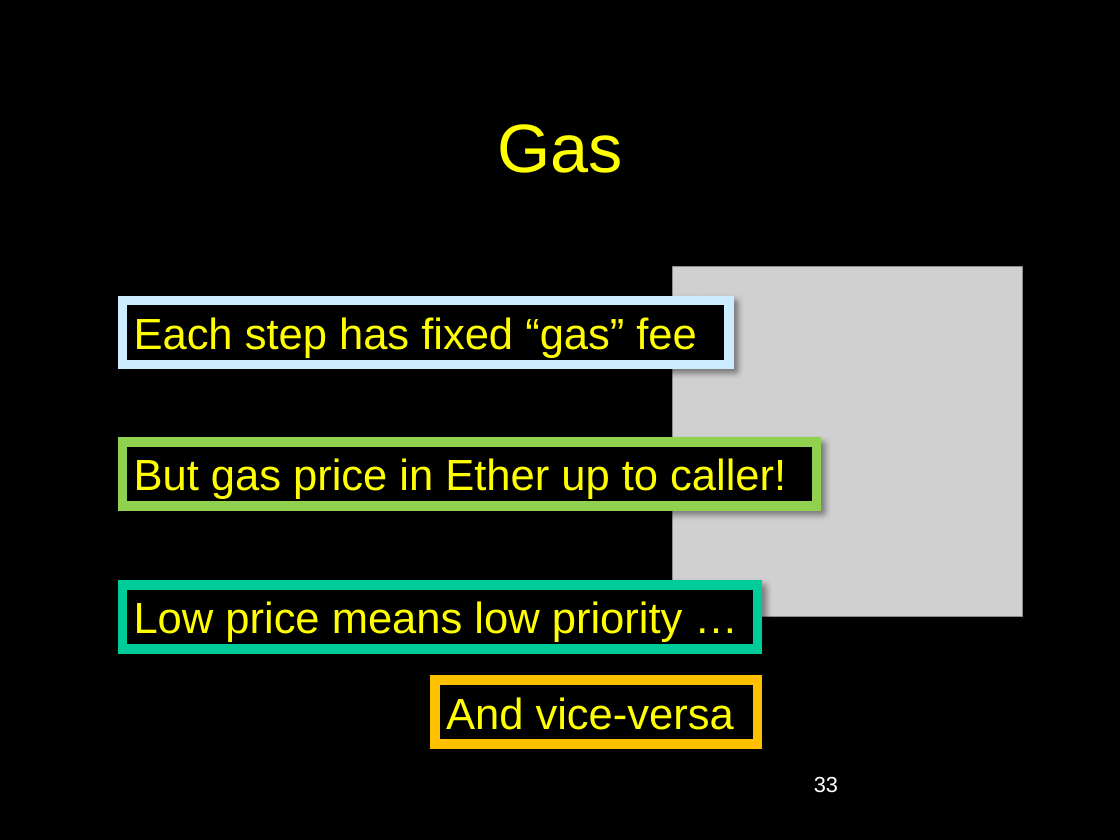
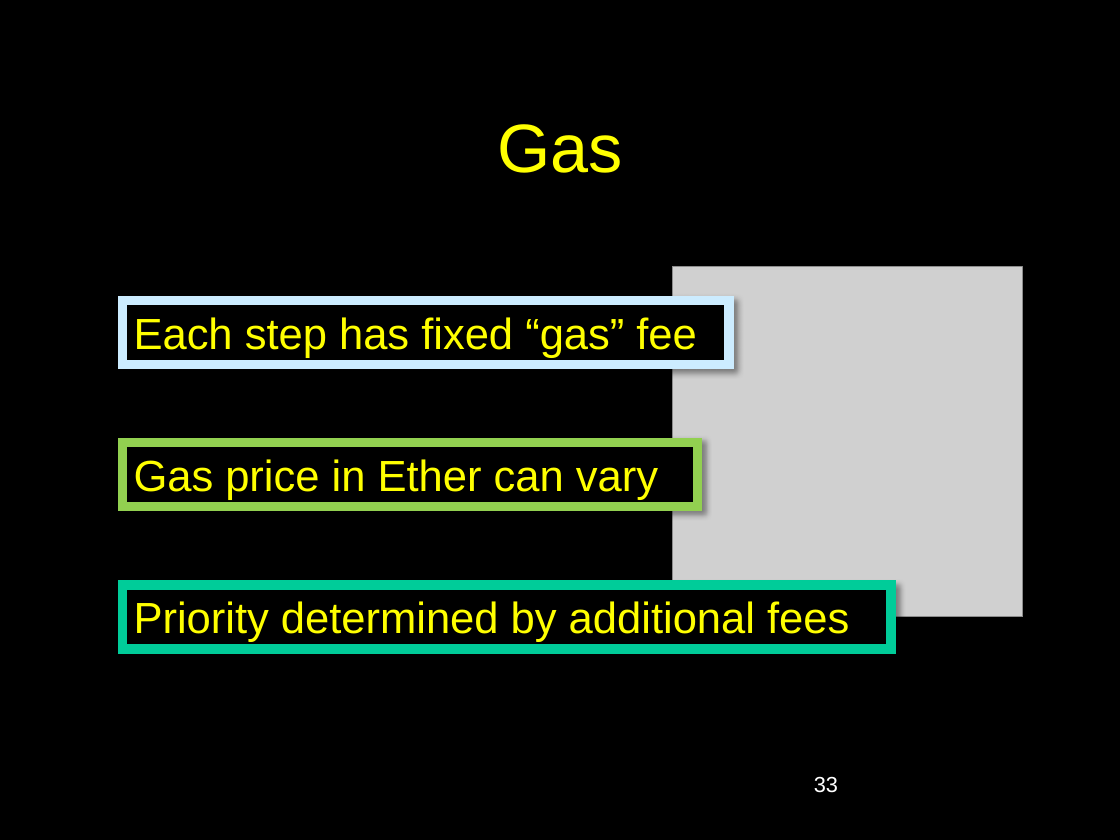
Before and after one commit to jadsmaeil/csci1951l, a slide deck: slide 33 of public/lecture-5-evm.pptx. Drawn at 1120x840 pixels with LibreOffice and Linux fonts; fonts in the diff are those of the drawing; grey boxes stand for pictures. Boxes give left, top, right and bottom in pixels: in the first picture for what was removed or moved away, otherwise in the second. Text is boxed around its words. In the diff, an @@ line names an element or a change of style, - is before the commit and + after.

```diff
--- a/public/lecture-5-evm.pptx
+++ b/public/lecture-5-evm.pptx
@@ rectangle "Gas price in Ether can ..." resized from (x1=122, y1=442, x2=816, y2=506) to (x1=122, y1=442, x2=698, y2=506) @@
@@ text in rectangle at (x1=134, y1=459, x2=658, y2=500): text changed @@
-But gas price in Ether up to caller!
+Gas price in Ether can vary
@@ rectangle "Priority determined by additional fees" resized from (x1=122, y1=585, x2=757, y2=648) to (x1=122, y1=585, x2=890, y2=648) @@
@@ text in rectangle at (x1=134, y1=601, x2=849, y2=642): text changed @@
-Low price means low priority …
+Priority determined by additional fees
@@ rectangle removed at (x1=435, y1=680, x2=757, y2=744) @@
-And vice-versa
```
Also in this commit, not shown: 15 other slides changed, 1 slide added, 3 slides removed, 1 other file.
